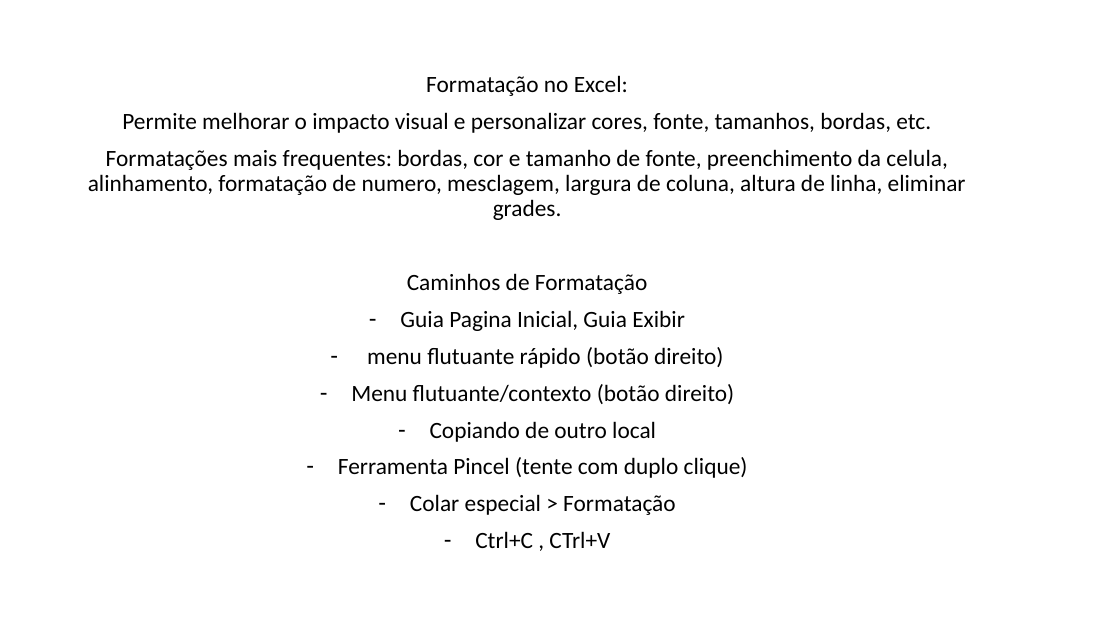
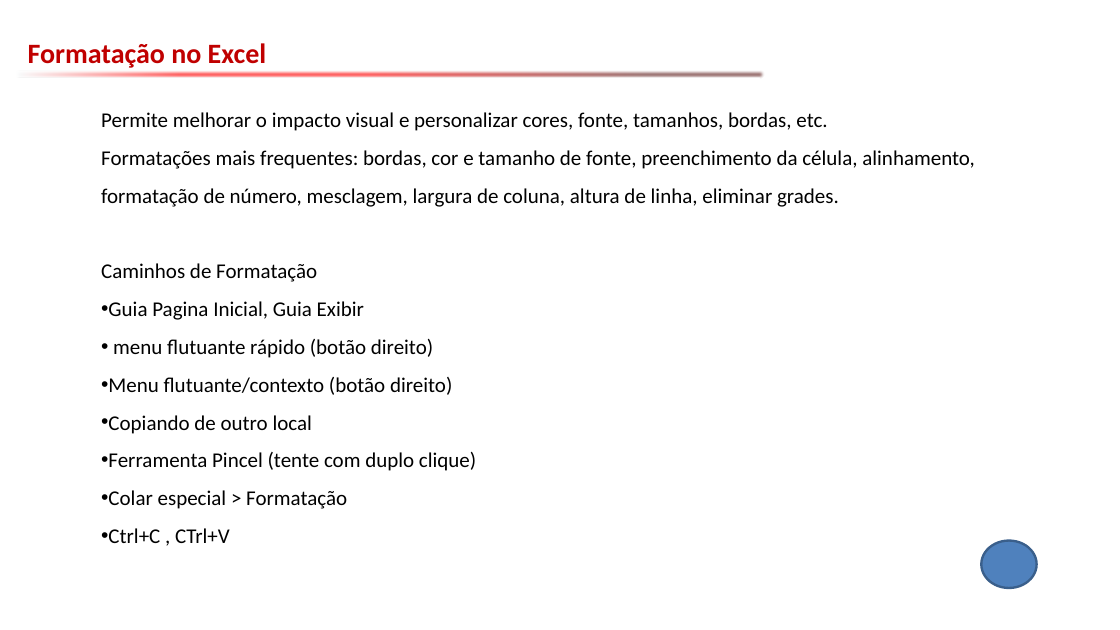
Before and after one commit to emerson-fenrir/Excel_Basico, a slide deck: slide 27 of Aula2.pptx (slide 19 before the commit). Drawn at 1120x630 pixels with LibreOffice and Linux fonts; fonts in the diff are those of the drawing; background and template pictures are left out. Boxes give left, top, right and bottom in pixels: in the first picture for what was removed or moved away, otherwise in the second. Text is boxed around its words. In the diff, an @@ line names an element or a change of style, - is before the commit and + after.

```diff
--- a/Aula2.pptx
+++ b/Aula2.pptx
@@ text added at (x1=28, y1=43, x2=267, y2=68), 24 pt, text #C00000, bold @@
+Formatação no Excel
@@ right arrow added at (x1=16, y1=68, x2=765, y2=81), fill gradient #F6FBFC to #FF0000 to #632523 @@
@@ subtitle at (x1=426, y1=75, x2=628, y2=96): paragraph removed @@
-Formatação no Excel:
@@ subtitle "Permite melhorar o impacto visual ..." moved from (x1=88, y1=75, x2=966, y2=548) to (x1=101, y1=112, x2=975, y2=543) @@
@@ subtitle at (x1=101, y1=112, x2=827, y2=543): size 20 to 18 pt in "Permite melhorar o impacto visual e personalizar ...", "Caminhos de Formatação", "Guia Pagina Inicial, Guia Exibir", "menu flutuante rápido (botão direito)" and 5 more places; alignment centre to left; line spacing 0.9 to 1.5; less space between paragraphs; bullet - to • @@
@@ subtitle at (x1=101, y1=150, x2=975, y2=207): text changed; size 20 to 18 pt @@
-Formatações mais frequentes: bordas, cor e tamanho de fonte, preenchimento da celula, alinhamento, formatação de numero, mesclagem, largura de coluna, altura de linha, eliminar grades.
+Formatações mais frequentes: bordas, cor e tamanho de fonte, preenchimento da célula, alinhamento, formatação de número, mesclagem, largura de coluna, altura de linha, eliminar grades.
@@ ellipse added at (x1=981, y1=541, x2=1037, y2=588), fill #4F81BD, outline #3A5F8C 2 pt @@
```
Also in this commit, not shown: 32 other slides changed, 11 slides added, 3 slides removed, 2 other files.
